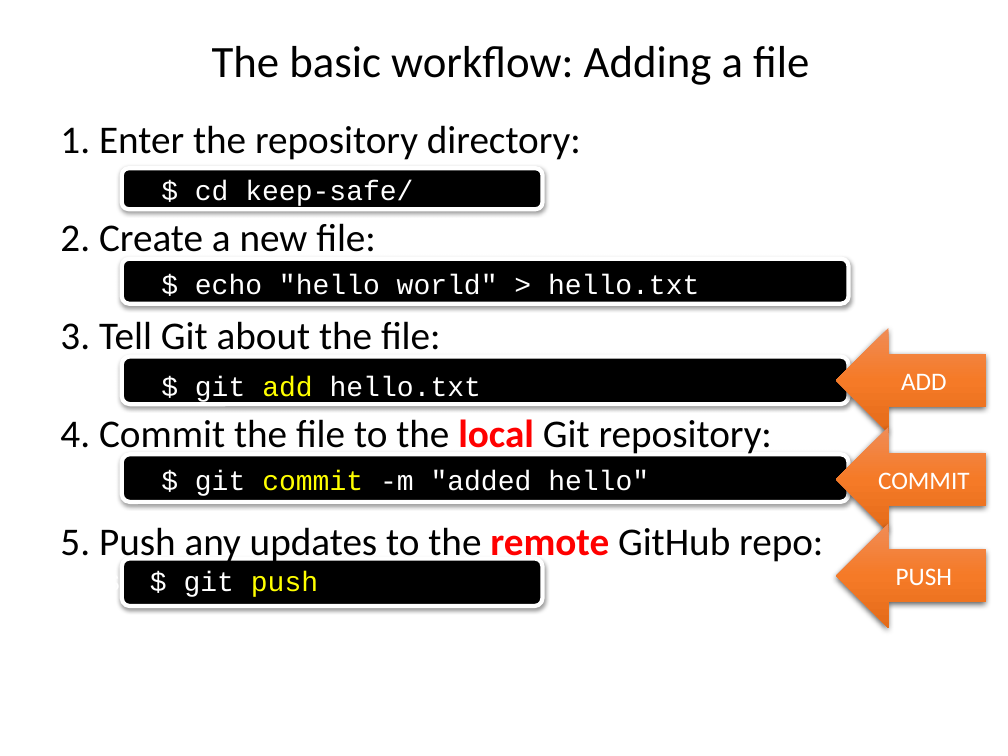
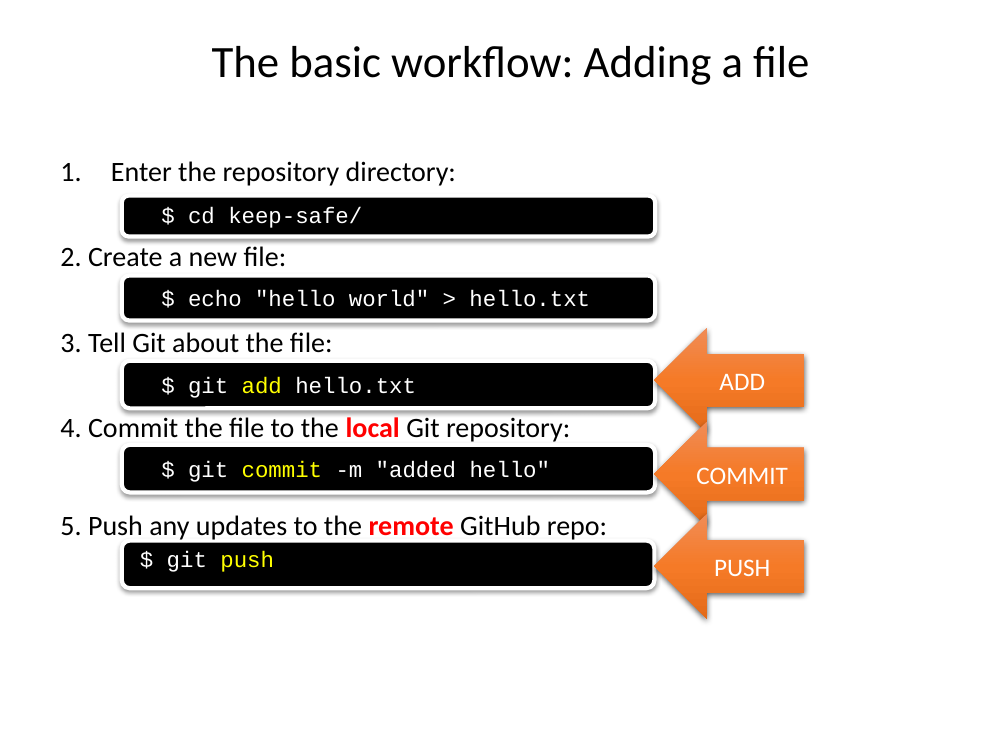
Before and after one commit to ncasuk/ncas-isc, a slide deck: slide 23 of version_control/01_git_intro.pptx. Drawn at 1008x756 pixels with LibreOffice and Linux fonts; fonts in the diff are those of the drawing; background and template pictures are left out. Boxes give left, top, right and bottom in pixels: in the first picture for what was removed or moved away, otherwise in the second. Text is boxed around its words. In the diff, an @@ line names an element or a change of style, - is before the commit and + after.

Commit message:
Updated git/github presentation

```diff
--- a/version_control/01_git_intro.pptx
+++ b/version_control/01_git_intro.pptx
@@ text "Enter the repository directory:": place and size @@
-text "Enter the repository directory:" at [60, 125, 823, 597]
+text "Enter the repository directory:" at [60, 161, 607, 572]
@@ text at [111, 161, 456, 186]: text changed; size 28 to 20 pt @@
-1. Enter the repository directory:
+1. Enter the repository directory:
@@ text at [60, 206, 607, 572]: size 20 to 16 pt in "$ cd keep-safe/", "$ echo "hello world" > hello.txt", "$ git add hello.txt", "$ git commit -m "added hello"" and 1 more places; size 28 to 20 pt in "2. Create a new file:", "3. Tell Git about the file:", "4. Commit the file to the local ...", "5. Push any updates to the remote ..."; size 18 to 14 pt in "$"; line spacing 0.8 to 0.9 @@
@@ rounded rectangle: place and size @@
-rounded rectangle at [122, 168, 542, 210]
+rounded rectangle at [122, 196, 655, 237]
@@ rounded rectangle: place and size @@
-rounded rectangle at [122, 259, 849, 304]
+rounded rectangle at [122, 275, 655, 321]
@@ right arrow "ADD": place and size @@
-right arrow "ADD" at [836, 328, 985, 432]
+right arrow "ADD" at [654, 328, 803, 432]
@@ rounded rectangle: place and size @@
-rounded rectangle at [122, 357, 849, 404]
+rounded rectangle at [122, 361, 655, 408]
@@ rounded rectangle: place and size @@
-rounded rectangle at [122, 455, 849, 502]
+rounded rectangle at [122, 445, 655, 492]
@@ right arrow "COMMIT": place and size @@
-right arrow "COMMIT" at [836, 427, 985, 532]
+right arrow "COMMIT" at [654, 421, 803, 526]
@@ right arrow "PUSH": place and size @@
-right arrow "PUSH" at [836, 523, 985, 628]
+right arrow "PUSH" at [654, 514, 803, 619]
@@ rounded rectangle: place and size @@
-rounded rectangle at [122, 558, 542, 606]
+rounded rectangle at [122, 540, 654, 588]
```
Also in this commit, not shown: 5 other slides changed, 1 other file.
